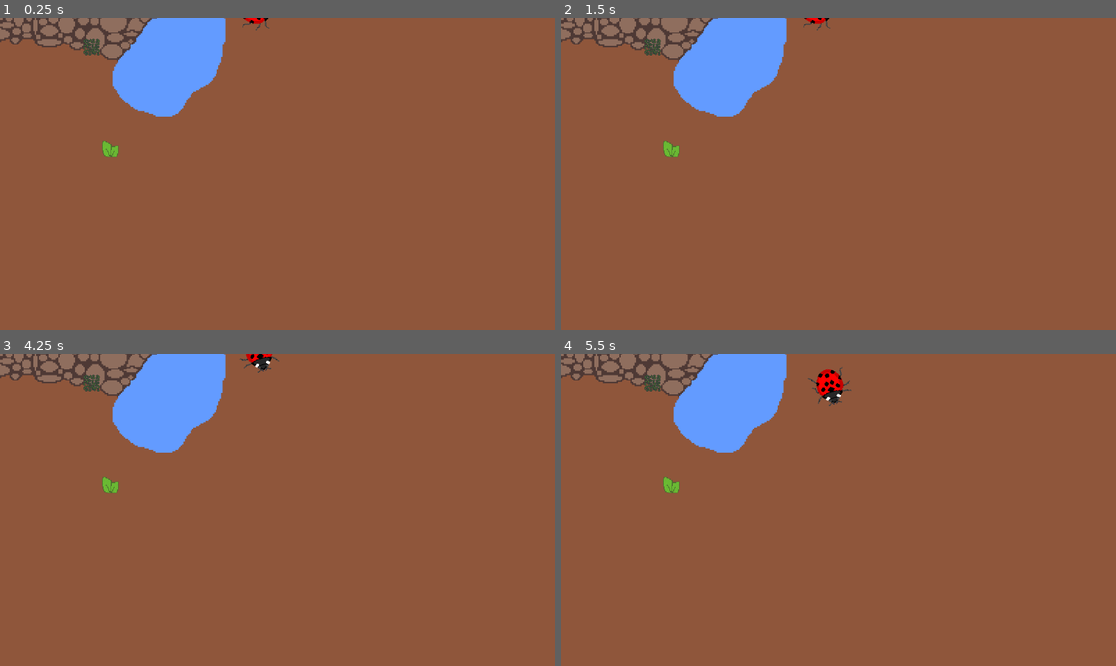
Above: before the commit, frames 1-4 (two rows, left to right).
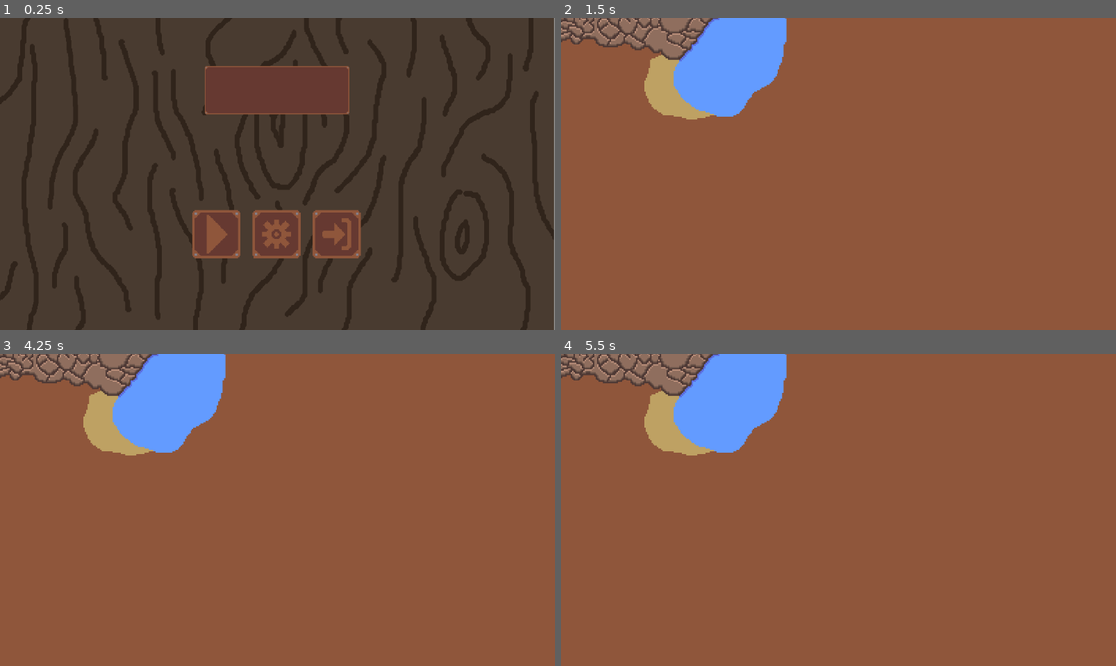
Above: after the commit, the same moments.

Repository: asecas97/Proyecto-bug
Game: Godot game, scene res://Nodes/menu.tscn
Same seed, same stepped clock (60 frames per second), same inputs: the game is played once before the commit and once after it. Before the commit the project starts from res://Nodes/game.tscn.
Inputs (mouse positions are in pixels of both pictures, inside the frame that each line leads up to):
- Up to frame 1 (0.25 s): no input
- Up to frame 2 (1.5 s): click (838, 233) at 0.52 s; click (777, 233) at 1.27 s
- Up to frame 3 (4.25 s): tap Enter at 2, 3.5 s; move the mouse to (399, 494) at 2.02 s; tap Space at 2.75 s; move the mouse to (166, 525) at 2.77 s; move the mouse to (333, 441) at 3.52 s
- Up to frame 4 (5.5 s): move the mouse to (810, 572) at 4.27 s; move the mouse to (1005, 556) at 5.02 s

The runs differ from the first frame. In frame 1, 97% of the frame differs, in the area x 0-100%, y 0-100%; in frame 2, 2.2%; in frame 3, 2.3%; in frame 4, 2.6%.

Commit message:
Innitial menu
Make and prepare a innitial menu

Diff:
--- a/Nodes/game.tscn
+++ b/Nodes/game.tscn
@@ -68,18 +68,18 @@
 [node name="Foods" type="Node" parent="." unique_id=676520875]
 
 [node name="CarnivoreFood" parent="Foods" unique_id=1666708513 instance=ExtResource("3_424rh")]
-position = Vector2(-268, -183)
+position = Vector2(-271, -280)
 
 [node name="HerviboreFood" parent="Foods" unique_id=93938981 instance=ExtResource("4_fhu7r")]
-position = Vector2(-241, -36)
+position = Vector2(-199, -274)
 
 [node name="Bugs" type="Node" parent="." unique_id=1915198742]
 
 [node name="Ladybug" parent="Bugs" unique_id=980974651 instance=ExtResource("4_y4gxr")]
-position = Vector2(-29, -236)
+position = Vector2(-186, -340)
 
 [node name="LonghornBeetle" parent="Bugs" unique_id=1444678602 instance=ExtResource("6_deiy4")]
-position = Vector2(-100, -286)
+position = Vector2(-324, -352)
 
 [node name="NavigationRegion2D" type="NavigationRegion2D" parent="." unique_id=288474848]
 navigation_polygon = SubResource("NavigationPolygon_wi60h")
--- /dev/null
+++ b/Nodes/menu.gd
@@ -0,0 +1,8 @@
+extends Control
+
+@onready var play_button: Button = $Buttons/PlayButton
+@onready var settings_button: Button = $Buttons/SettingsButton
+@onready var exit_button: Button = $Buttons/ExitButton
+
+func _on_play_button_pressed() -> void:
+	get_tree().change_scene_to_file("res://Nodes/game.tscn")
--- /dev/null
+++ b/Nodes/menu.tscn
@@ -0,0 +1,82 @@
+[gd_scene format=3 uid="uid://cudgms8uo8ws6"]
+
+[ext_resource type="Script" uid="uid://bov3da3ivaavy" path="res://Nodes/menu.gd" id="1_ovwso"]
+[ext_resource type="Texture2D" uid="uid://bwv7yav77ox6n" path="res://Resources/other_initial_menu.png" id="1_y1ial"]
+[ext_resource type="Texture2D" uid="uid://uaorlxh7yipf" path="res://Resources/button_play.png" id="2_7ku0t"]
+[ext_resource type="Texture2D" uid="uid://ce5e4wd6pwts2" path="res://Resources/titulo.png" id="2_lr60n"]
+[ext_resource type="Texture2D" uid="uid://f447wkjktcy2" path="res://Resources/button_settings.png" id="4_ovwso"]
+[ext_resource type="Texture2D" uid="uid://cafo37tpdf70h" path="res://Resources/button_exit.png" id="5_6xs38"]
+
+[node name="Menu" type="Control" unique_id=1550569757]
+layout_mode = 3
+anchors_preset = 15
+anchor_right = 1.0
+anchor_bottom = 1.0
+offset_right = -2.0
+offset_bottom = 2.0
+grow_horizontal = 2
+grow_vertical = 2
+script = ExtResource("1_ovwso")
+
+[node name="Fondo" type="TextureRect" parent="." unique_id=2015775047]
+layout_mode = 1
+anchors_preset = 15
+anchor_right = 1.0
+anchor_bottom = 1.0
+grow_horizontal = 2
+grow_vertical = 2
+texture = ExtResource("1_y1ial")
+
+[node name="Titulo" type="TextureRect" parent="." unique_id=434377088]
+layout_mode = 0
+offset_left = 425.0
+offset_top = 100.0
+offset_right = 725.0
+offset_bottom = 200.0
+texture = ExtResource("2_lr60n")
+
+[node name="Buttons" type="Node" parent="." unique_id=390919989]
+
+[node name="PlayButton" type="Button" parent="Buttons" unique_id=2050140975]
+offset_left = 401.0
+offset_top = 401.0
+offset_right = 497.0
+offset_bottom = 497.0
+
+[node name="TextureRect" type="TextureRect" parent="Buttons/PlayButton" unique_id=878767831]
+layout_mode = 0
+offset_left = -2.0
+offset_top = -2.0
+offset_right = 98.0
+offset_bottom = 98.0
+texture = ExtResource("2_7ku0t")
+
+[node name="SettingsButton" type="Button" parent="Buttons" unique_id=1677692331]
+offset_left = 526.0
+offset_top = 401.0
+offset_right = 622.0
+offset_bottom = 497.0
+
+[node name="TextureRect" type="TextureRect" parent="Buttons/SettingsButton" unique_id=327362803]
+layout_mode = 0
+offset_left = -2.0
+offset_top = -2.0
+offset_right = 98.0
+offset_bottom = 98.0
+texture = ExtResource("4_ovwso")
+
+[node name="ExitButton" type="Button" parent="Buttons" unique_id=116550096]
+offset_left = 651.0
+offset_top = 401.0
+offset_right = 747.0
+offset_bottom = 497.0
+
+[node name="TextureRect" type="TextureRect" parent="Buttons/ExitButton" unique_id=219259608]
+layout_mode = 0
+offset_left = -2.0
+offset_top = -2.0
+offset_right = 98.0
+offset_bottom = 98.0
+texture = ExtResource("5_6xs38")
+
+[connection signal="pressed" from="Buttons/PlayButton" to="." method="_on_play_button_pressed"]
--- a/project.godot
+++ b/project.godot
@@ -15,7 +15,7 @@
 [application]
 
 config/name="Proyecto Bug"
-run/main_scene="uid://dsxklv48kuflf"
+run/main_scene="uid://cudgms8uo8ws6"
 config/features=PackedStringArray("4.6", "Forward Plus")
 config/icon="res://icon.svg"
 
Not shown, added: Nodes/menu.gd.uid
Binary file added: Proyecto Bug.apple-touch-icon.png
Not shown, added: Proyecto Bug.apple-touch-icon.png.import
Binary file added: Proyecto Bug.icon.png
Not shown, added: Proyecto Bug.icon.png.import
Binary file added: Proyecto Bug.png
Not shown, added: Proyecto Bug.png.import
Binary file changed: Resources/background.png
Binary file added: Resources/button_exit.aseprite
Binary file added: Resources/button_exit.png
Not shown, added: Resources/button_exit.png.import
Binary file added: Resources/button_play.aseprite
(and 19 more such lines)
